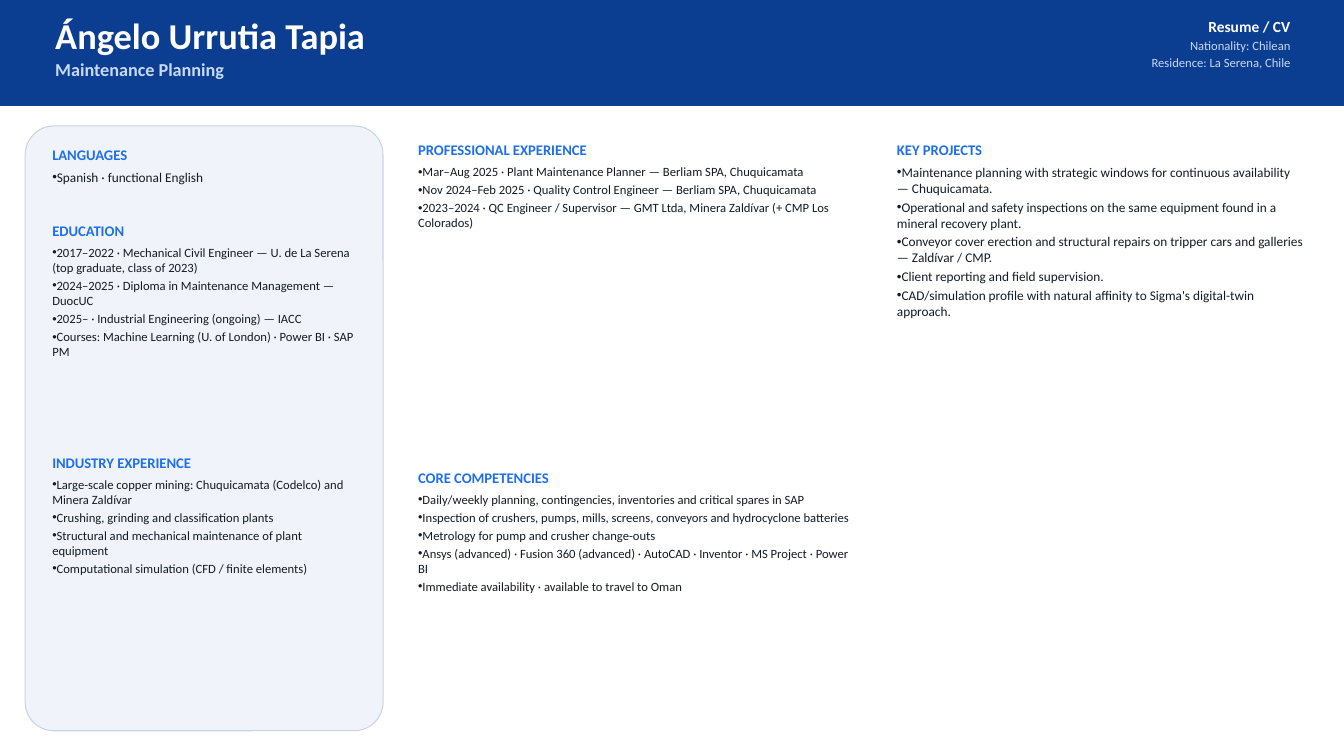
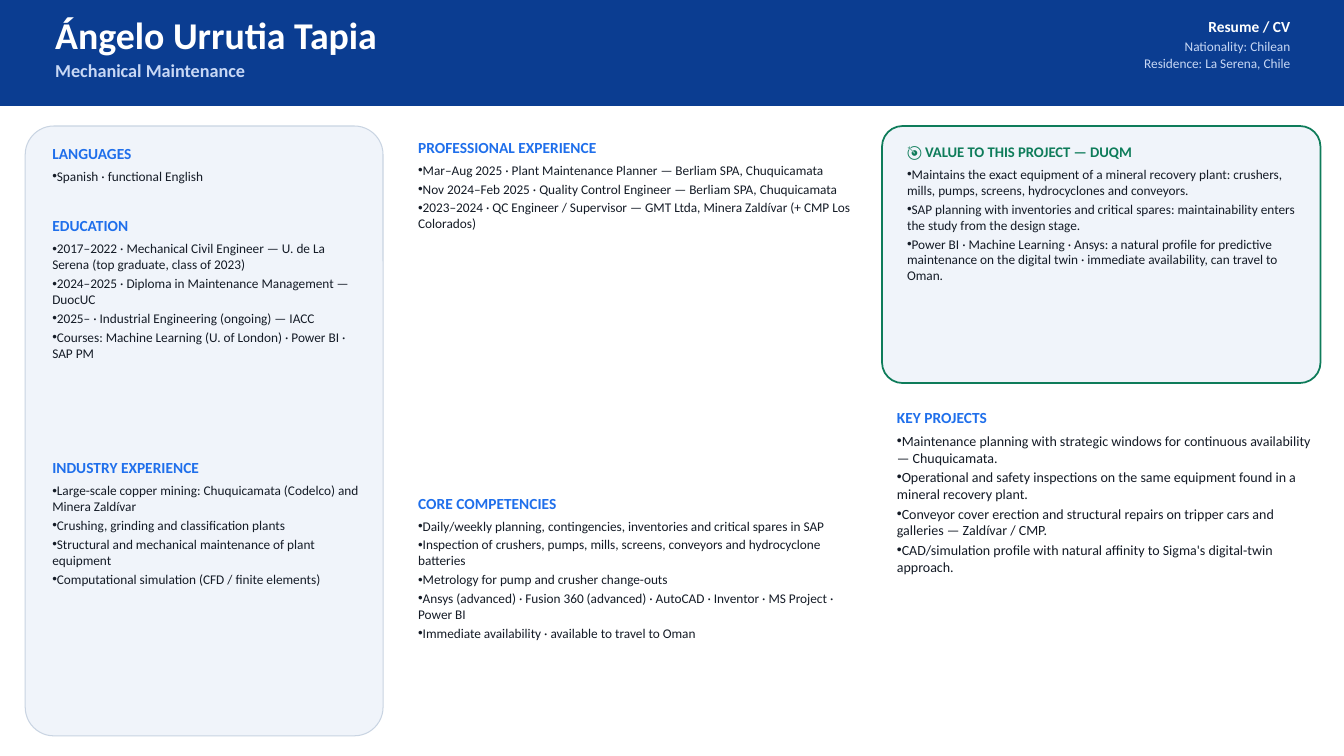
Before and after one commit to jjuri-socialmining/_DemoCustomerOps, a slide deck: slide 8 of web/og-b0d2f7a3-files/Sigma-Digital-Twins-Team-Duqm-EN.pptx. Drawn at 1344x756 pixels with LibreOffice and Linux fonts; fonts in the diff are those of the drawing. Boxes give left, top, right and bottom in pixels: in the first picture for what was removed or moved away, otherwise in the second. Text is boxed around its words. In the diff, an @@ line names an element or a change of style, - is before the commit and + after.

```diff
--- a/web/og-b0d2f7a3-files/Sigma-Digital-Twins-Team-Duqm-EN.pptx
+++ b/web/og-b0d2f7a3-files/Sigma-Digital-Twins-Team-Duqm-EN.pptx
@@ text at bbox=[55, 18, 377, 56]: size 26 to 27 pt in "Ángelo Urrutia Tapia" @@
@@ text at bbox=[1144, 41, 1291, 70]: size 9 to 9.5 pt in "Nationality: Chilean", "Residence: La Serena, Chile" @@
@@ text at bbox=[55, 64, 245, 77]: text changed @@
-Maintenance Planning
+Mechanical Maintenance
@@ rounded rectangle: place and size @@
-rounded rectangle at bbox=[25, 126, 383, 731]
+rounded rectangle at bbox=[25, 126, 383, 736]
@@ text at bbox=[52, 149, 131, 159]: size 10.5 to 11 pt in "LANGUAGES" @@
@@ text "PROFESSIONAL EXPERIENCE" at bbox=[418, 143, 850, 230]: size 10.5 to 11 pt in "PROFESSIONAL EXPERIENCE"; size 9 to 9.5 pt in "Mar–Aug 2025 · Plant Maintenance Planner — ...", "Nov 2024–Feb 2025 · Quality Control Engineer ...", "2023–2024 · QC Engineer / Supervisor — ..." @@
@@ rounded rectangle added at bbox=[882, 126, 1321, 383], fill #F0F4FA, outline #0E7C5A 1.25 pt @@
@@ text added at bbox=[907, 147, 1295, 280], 9.5 pt, text #141B26 @@
+🎯 VALUE TO THIS PROJECT — DUQM
+• Maintains the exact equipment of a mineral recovery plant: crushers, mills, pumps, screens, hydrocyclones and conveyors.
+• SAP planning with inventories and critical spares: maintainability enters the study from the design stage.
+• Power BI · Machine Learning · Ansys: a natural profile for predictive maintenance on the digital twin · immediate availability, can travel to Oman.
@@ text "EDUCATION" at bbox=[52, 221, 340, 358]: size 10.5 to 11 pt in "EDUCATION"; size 9 to 9.5 pt @@
@@ text at bbox=[897, 271, 1104, 284]: paragraph removed @@
-• Client reporting and field supervision.
@@ text "KEY PROJECTS": place and size @@
-text "KEY PROJECTS" at bbox=[897, 145, 1302, 318]
+text "KEY PROJECTS" at bbox=[897, 413, 1310, 575]
@@ text "KEY PROJECTS" at bbox=[897, 413, 1310, 575]: size 10.5 to 11 pt in "KEY PROJECTS"; size 9.5 to 10 pt @@
@@ text "INDUSTRY EXPERIENCE" at bbox=[52, 463, 358, 586]: size 10.5 to 11 pt in "INDUSTRY EXPERIENCE"; size 9 to 9.5 pt @@
@@ text "CORE COMPETENCIES": place and size @@
-text "CORE COMPETENCIES" at bbox=[418, 473, 849, 593]
+text "CORE COMPETENCIES" at bbox=[418, 499, 827, 640]
@@ text "CORE COMPETENCIES" at bbox=[418, 499, 827, 640]: size 10.5 to 11 pt in "CORE COMPETENCIES"; size 9 to 9.5 pt @@
```
Also in this commit, not shown: 9 other slides changed, 1 slide added, 2 other files.
